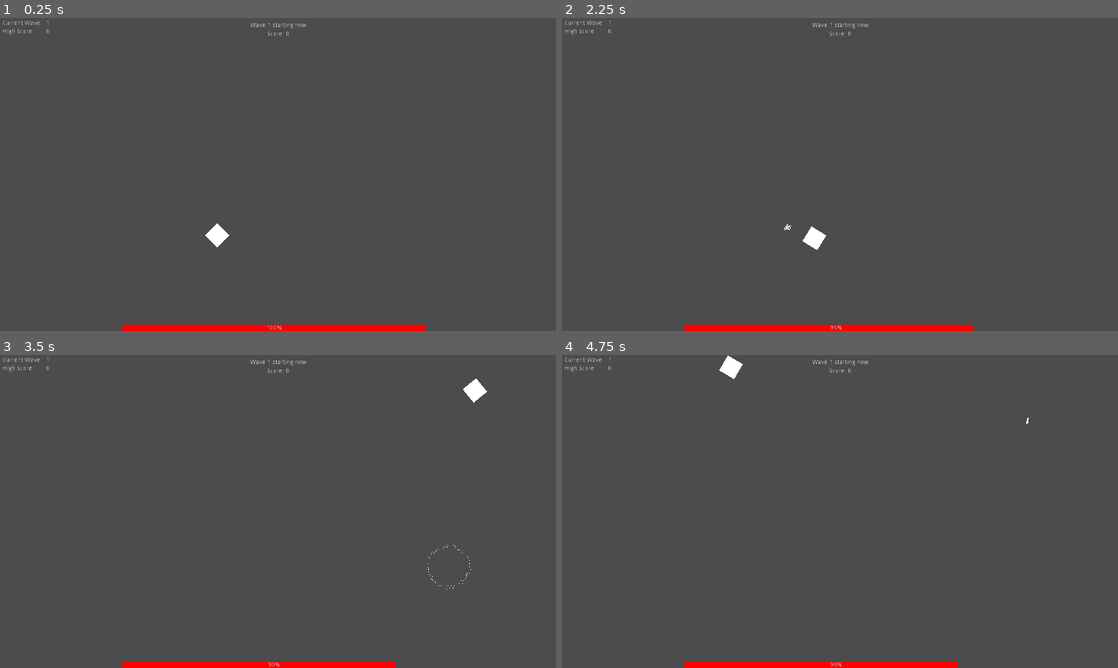
Above: before the commit, frames 1-4 (two rows, left to right).
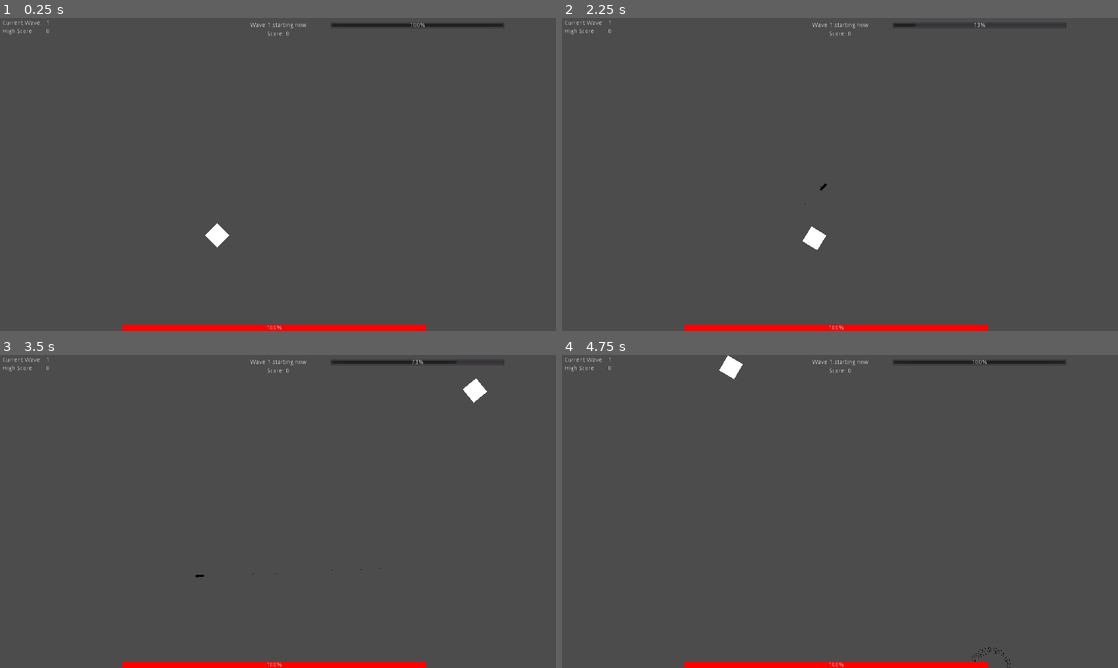
Above: after the commit, the same moments.

Repository: Noviv/BismarkUnchained
Game: Godot game, scene res://scenes/Main/Main.tscn
Two runs of this game, one before a commit and one after it. Both use one fixed random seed, a clock stepped at 60 frames per second and the inputs below. This scene is started directly instead of the project's main scene.
Inputs (mouse positions are in pixels of both pictures, inside the frame that each line leads up to):
- Up to frame 1 (0.25 s): no input
- Up to frame 2 (2.25 s): tap Enter at 0.5, 2 s; move the mouse to (962, 158) at 0.52 s; press the mouse at (962, 158) at 0.53 s; hold D (player_right) 0.53-1.28 s; tap Space at 1.25 s; move the mouse to (728, 190) at 1.27 s; release the mouse at (728, 190) at 1.28 s; hold S (player_down) 1.28-2.03 s; click (728, 190) at 1.35 s; move the mouse to (895, 105) at 2.02 s; press the mouse at (895, 105) at 2.03 s; hold D (player_right) from 2.03 s (still down)
- Up to frame 3 (3.5 s): move the mouse to (250, 574) at 2.77 s; release D (player_right) at 2.78 s; release the mouse at (250, 574) at 2.78 s; hold W (player_up) from 2.78 s (still down); click (250, 574) at 2.85 s
- Up to frame 4 (4.75 s): move the mouse to (1006, 558) at 3.52 s; release W (player_up) at 3.53 s; press the mouse at (1006, 558) at 3.53 s; hold A (player_left) from 3.53 s (still down); move the mouse to (673, 464) at 4.27 s; release the mouse at (673, 464) at 4.28 s; click (673, 464) at 4.35 s

The runs differ from the first frame. In frame 1, 0.3% of the frame differs, in the area x 59-91%, y 1-4%; in frame 2, 0.2%; in frame 3, 0.4%; in frame 4, 0.5%, in the area x 48-91%, y 1-100%.

Commit message:
Added recharge progressbar. Added new bullet color + size + fastter speed for player shooting

Diff:
--- a/BismarkUnchained/scenes/Player/Player.gd
+++ b/BismarkUnchained/scenes/Player/Player.gd
@@ -10,6 +10,7 @@
 
 var time_last_shot = -1
 var time_to_shoot = 0.75
+var bullet_velocity = 1000
 onready var bullet_sprite = preload("res://scenes/Bullet/Bullet.tscn")
 var last_dir = Vector2(0, 0)
 
@@ -80,13 +81,17 @@
 		if get_node("/root/Main").time_elapsed > time_last_shot + time_to_shoot:
 			time_last_shot = get_node("/root/Main").time_elapsed
 			var sprite = bullet_sprite.instance()
+			sprite.set_scale(Vector2(1.4, 1.4))
+			sprite.set_modulate(Color(0, 0, 0, 1))
 			var x_vel = 0
 			var y_vel = 0
 			x_vel = cos(atan2(last_dir.y, last_dir.x))
 			y_vel = sin(atan2(last_dir.y, last_dir.x))
-			sprite.get_node("Body").velocity = Vector2(x_vel, y_vel).normalized() * 100
+			sprite.get_node("Body").velocity = Vector2(x_vel, y_vel).normalized() * bullet_velocity
 			get_parent().add_child(sprite)
-			sprite.global_position = get_global_position() + sprite.get_node("Body").velocity.normalized() * 30
+			sprite.global_position = get_global_position() + sprite.get_node("Body").velocity.normalized() * 50
+			get_node("/root/Main/UI/WeaponRecharge").value = 0
+	get_node("/root/Main/UI/WeaponRecharge").value = 100 * (get_node("/root/Main").time_elapsed - time_last_shot) / time_to_shoot
 
 
 func rotate_dir(direction):
--- a/BismarkUnchained/scenes/UI/InGameUI.tscn
+++ b/BismarkUnchained/scenes/UI/InGameUI.tscn
@@ -15,6 +15,7 @@
 }
 
 [node name="WaveCounter" type="Control" parent="."]
+editor/display_folded = true
 margin_left = 5.0
 margin_top = 5.0
 margin_right = 5.0
@@ -32,6 +33,7 @@
 text = "0"
 
 [node name="HighScore" type="Control" parent="."]
+editor/display_folded = true
 margin_left = 5.0
 margin_top = 24.0
 margin_right = 5.0
@@ -79,3 +81,10 @@
 __meta__ = {
 "_edit_use_anchors_": false
 }
+
+[node name="WeaponRecharge" type="ProgressBar" parent="."]
+margin_left = 760.0
+margin_top = 10.0
+margin_right = 1160.0
+margin_bottom = 24.0
+value = 100.0
